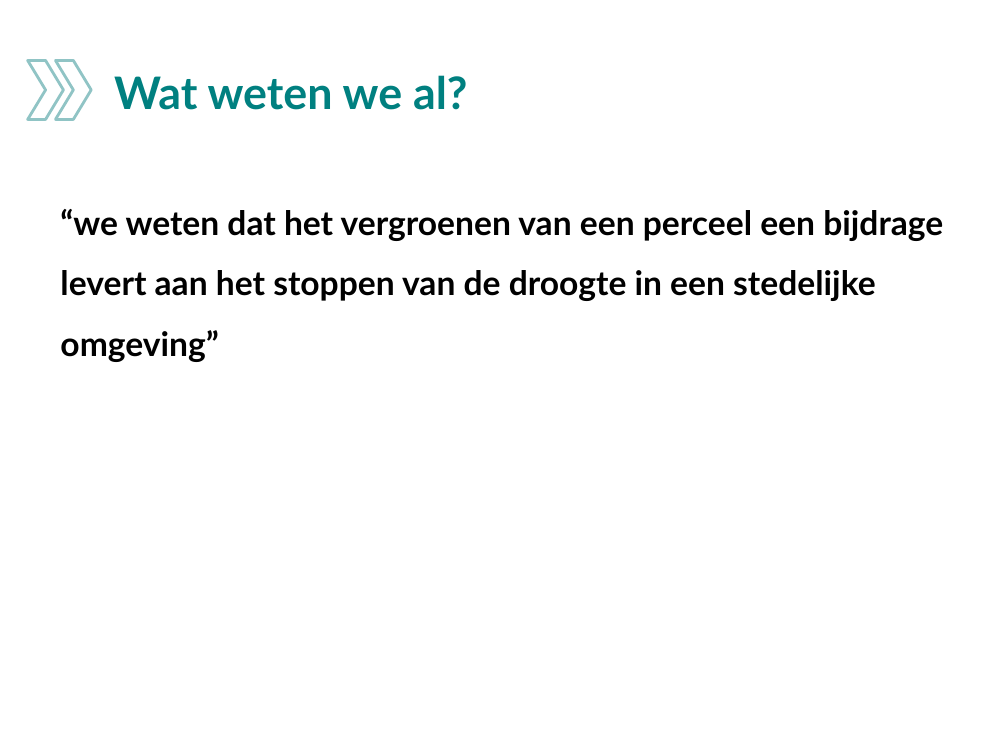
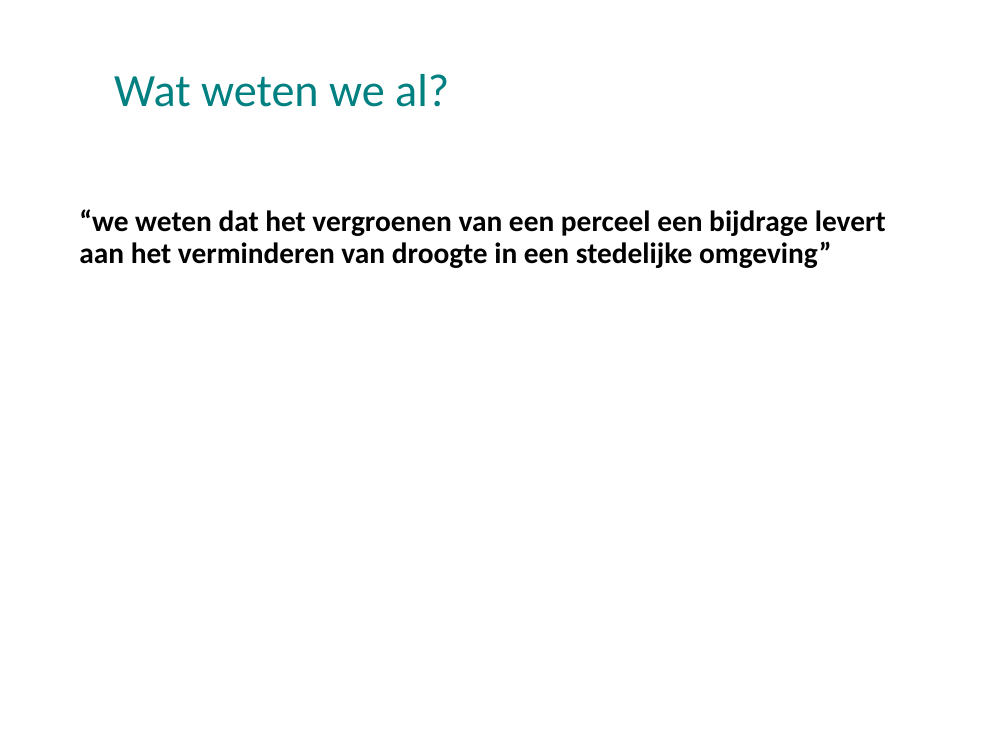
Before and after one commit to esquire900/hackaton-2020, a slide deck: slide 2 of presentatie.pptx. Drawn at 1008x756 pixels with LibreOffice and Linux fonts; fonts in the diff are those of the drawing; background and template pictures are left out. Boxes give left, top, right and bottom in pixels: in the first picture for what was removed or moved away, otherwise in the second. Text is boxed around its words. In the diff, an @@ line names an element or a change of style, - is before the commit and + after.

Commit message:
update powerpoint

```diff
--- a/presentatie.pptx
+++ b/presentatie.pptx
@@ title "Wat weten we al?" at [114, 74, 449, 107]: size 32 to 33 pt, font Lato to Calibri, bold off; line spacing 1 to 0.9 @@
@@ chevron removed at [28, 60, 64, 119] @@
@@ chevron removed at [55, 60, 91, 119] @@
@@ text at [79, 209, 886, 268]: text changed; size 24 to 21 pt; font Lato to Calibri @@
-“we weten dat het vergroenen van een perceel een bijdrage levert aan het stoppen van de droogte in een stedelijke omgeving”
+“we weten dat het vergroenen van een perceel een bijdrage levert aan het verminderen van droogte in een stedelijke omgeving”
```
Also in this commit, not shown: 12 other slides changed, 1 slide added, 2 slides removed, 2 other files.
